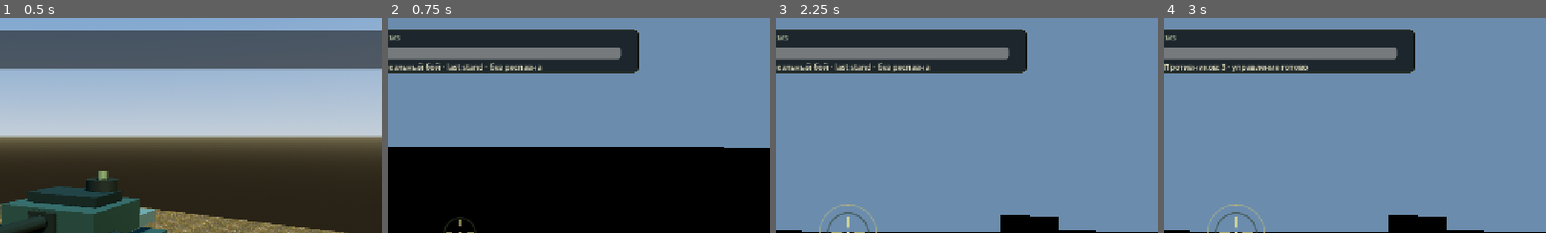
Above: before the commit, frames 1-4 (left to right).
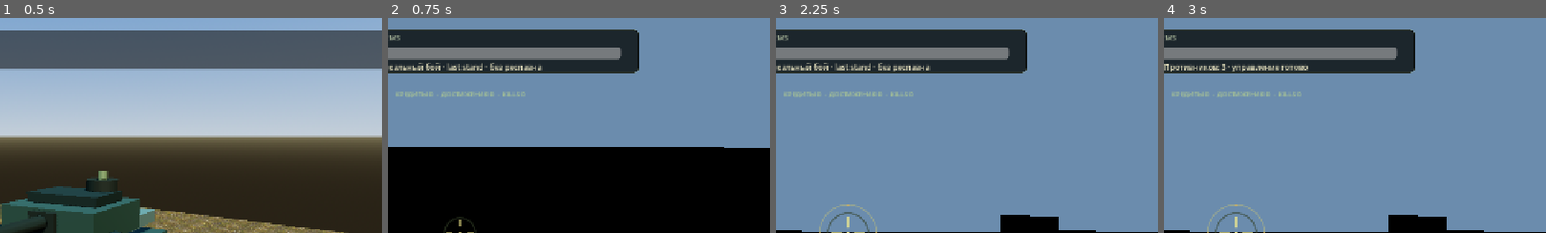
Above: after the commit, the same moments.

Repository: ivanivorontsov-sudo/ironwake-android
Game: Godot game, scene res://scenes/hangar.tscn
Two runs of this game, one before a commit and one after it. Both use one fixed random seed, a clock stepped at 60 frames per second and the inputs below.
Inputs:
- Up to frame 1 (0.5 s): no input
- Up to frame 2 (0.75 s): click "ЛОКАЛЬНЫЙ БОЙ" at 0.5 s
- Up to frame 3 (2.25 s): click "ОГОНЬ" at 1.25 s; click "КАМЕРА" at 2 s
- Up to frame 4 (3 s): click "БОТЫ: 2/8" at 2.75 s
The pictures show only the part of the screen within x 41-91%, y 0-50%; the shares and areas given below are measured in that part.

Frame 1 is identical in both runs. In frame 2, 0.3% of the frame differs, in the area x 2-36%, y 34-37%; in frame 3, 0.3%; in frame 4, 0.3%.
Error in both runs: Invalid assignment of property or key 'glow_levels_1' with value of type 'float' on a base object of type 'Environment'. (res://scripts/graphics/battle_environ…

Commit message:
ui: add economy status panel

Diff:
--- a/godot/Ironwake/scenes/battle.tscn
+++ b/godot/Ironwake/scenes/battle.tscn
@@ -121,6 +121,21 @@
 horizontal_alignment = 1
 text = "Бой"
 
+[node name="Economy" type="Label" parent="BattleHUD/Root"]
+layout_mode = 1
+anchors_preset = 10
+anchor_left = 0.5
+anchor_right = 0.5
+offset_left = -270.0
+offset_top = 118.0
+offset_right = 270.0
+offset_bottom = 140.0
+grow_horizontal = 2
+theme_override_font_sizes/font_size = 11
+theme_override_colors/font_color = Color(0.72, 0.82, 0.55, 0.95)
+horizontal_alignment = 1
+text = "КРЕДИТЫ 0  ·  ДОСТИЖЕНИЯ 0  ·  KILLS 0"
+
 [node name="Modules" type="Label" parent="BattleHUD/Root"]
 layout_mode = 1
 anchors_preset = 10
